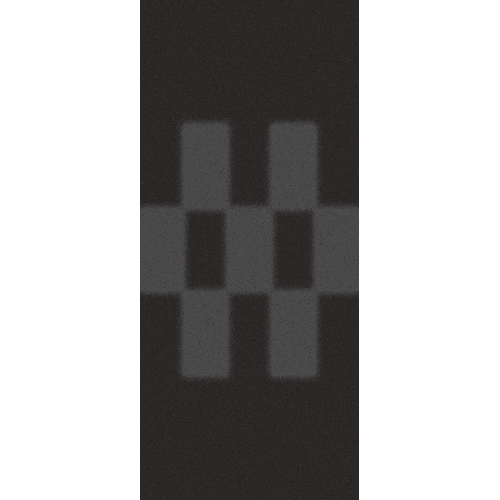
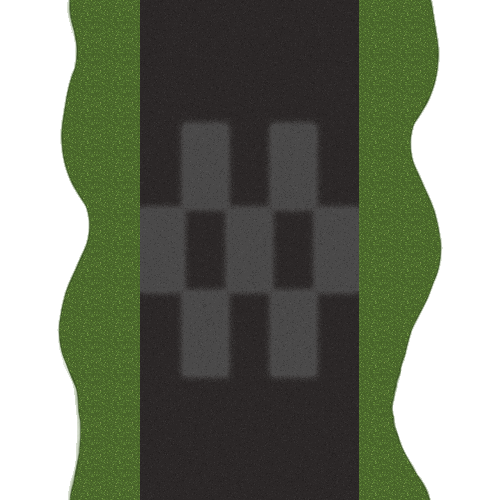
Layers edited between the first and the second 500 x 500 image:
added group "Group 5" with 4 layers above "Layer 28" over 96, 0, 388, 500
moved "Layer 18" into group "Group 5" over 96, 0, 113, 500
moved "Layer 17" into group "Group 5" over 359, 0, 361, 500
moved "Layer 19" into group "Group 5" over 138, 0, 140, 500
added layer "Layer 28" above "Layer 26" over 71, 0, 431, 500
added layer "Layer 26" above "Layer 27" over 57, 0, 443, 500
added layer "Layer 27" above "Layer 23" over 57, 0, 443, 500